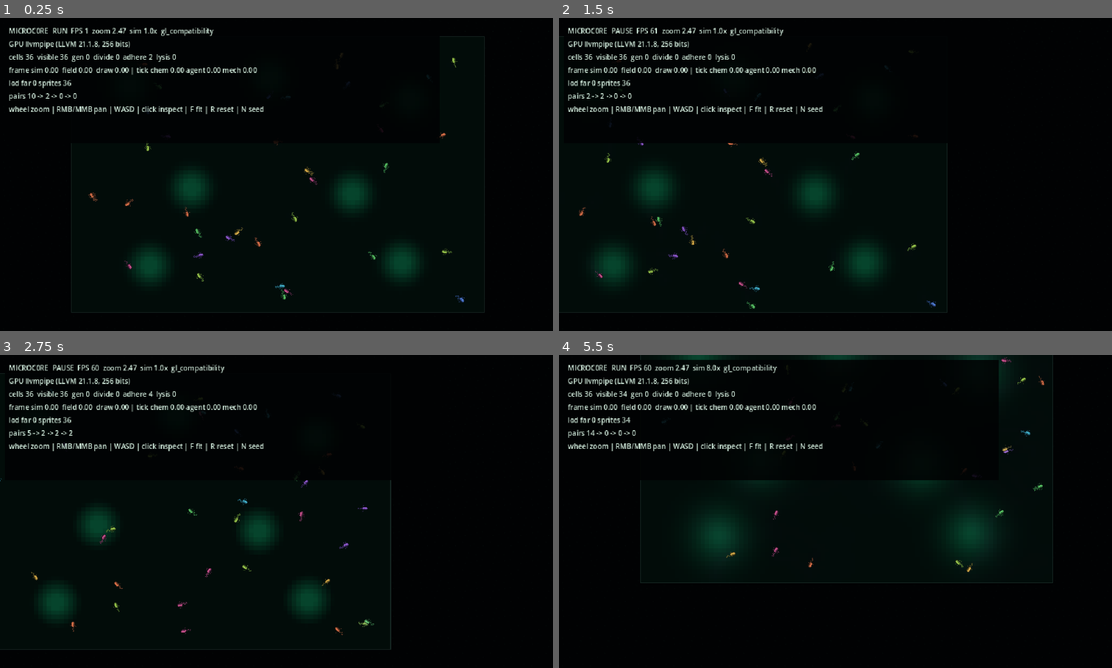
Above: before the commit, frames 1-4 (two rows, left to right).
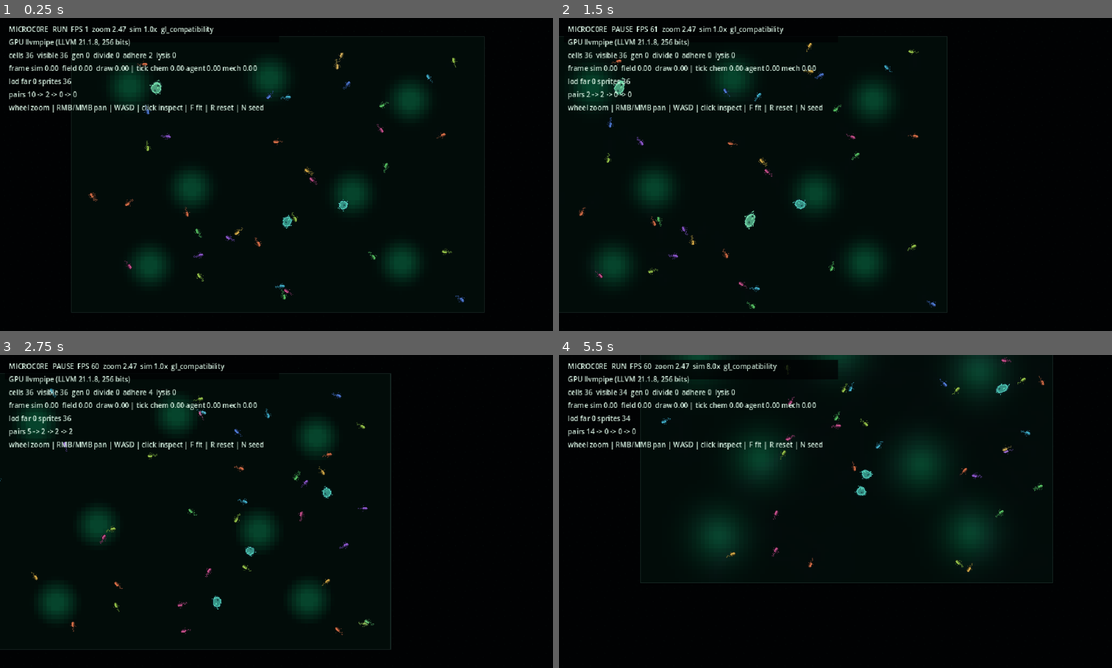
Above: after the commit, the same moments.

Repository: Rzbck/MicroC0re
Game: Godot game, scene res://src/app/main.tscn
Two runs of this game, one before a commit and one after it. Both use one fixed random seed, a clock stepped at 60 frames per second and the inputs below.
Inputs (mouse positions are in pixels of both pictures, inside the frame that each line leads up to):
- Up to frame 1 (0.25 s): no input
- Up to frame 2 (1.5 s): tap Enter at 0.5 s; move the mouse to (957, 158) at 0.52 s; hold D 0.53-1.25 s; tap F at 0.6 s; click (957, 158) at 0.67 s; tap Space at 0.77 s; drag from (724, 190) to (807, 237) at 1.27 s
- Up to frame 3 (2.75 s): move the mouse to (331, 442) at 2.02 s; hold D from 2.03 s (still down); tap N at 2.1 s; click (331, 442) at 2.17 s
- Up to frame 4 (5.5 s): release D at 2.75 s; drag from (807, 574) to (669, 464) at 2.77 s; move the mouse to (1001, 558) at 3.52 s; hold A 3.53-4.25 s; tap 2 at 3.6 s; click (1001, 558) at 3.67 s; tap Space at 3.77 s; drag from (669, 464) to (752, 433) at 4.27 s; move the mouse to (863, 511) at 5.02 s; hold S from 5.03 s (still down); tap 4 at 5.1 s; click (863, 511) at 5.17 s

The runs differ from the first frame. In frame 1, 5.0% of the frame differs, in the area x 1-80%, y 2-68%; in frame 2, 5.0%; in frame 3, 4.7%; in frame 4, 6.5%, in the area x 1-82%, y 1-46%.

Commit message:
art: add deforming amoeboid predators and compact HUD shell

Diff:
--- a/src/app/pixel_microscope.gd
+++ b/src/app/pixel_microscope.gd
@@ -4,6 +4,7 @@
 const PixelAtlasScript = preload("res://src/app/pixel_microbe_atlas.gd")
 const PixelBackgroundScript = preload("res://src/app/pixel_background.gd")
 const FarMultiMeshRendererScript = preload("res://src/app/far_multimesh_renderer.gd")
+const PixelProtozoaAtlasScript = preload("res://src/app/pixel_protozoa_atlas.gd")
 
 const FIXED_DT := 1.0 / 60.0
 const MAX_STEPS_PER_FRAME := 12
@@ -27,6 +28,7 @@
 
 var sim: Variant
 var atlas: Variant
+var protozoa_atlas: Variant
 var far_renderer: Node2D
 var current_seed: int = 1337
 
@@ -42,7 +44,9 @@
 var field_texture: ImageTexture
 var field_refresh_accumulator: float = 0.0
 
+var hud_panel: ColorRect
 var hud_label: Label
+var hud_debug_expanded: bool = false
 var hud_refresh_accumulator: float = 0.0
 var selected_id: int = -1
 
@@ -65,6 +69,7 @@
 	renderer_name = RenderingServer.get_current_rendering_method()
 
 	atlas = PixelAtlasScript.new()
+	protozoa_atlas = PixelProtozoaAtlasScript.new()
 	_setup_infinite_background()
 	_setup_gpu_renderers()
 	_start_simulation(current_seed)
@@ -140,16 +145,16 @@
 	layer.name = "HUD"
 	add_child(layer)
 
-	var panel := ColorRect.new()
-	panel.position = Vector2(6.0, 6.0)
-	panel.size = Vector2(500.0, 138.0)
-	panel.color = Color(0.005, 0.010, 0.012, 0.88)
-	panel.mouse_filter = Control.MOUSE_FILTER_IGNORE
-	layer.add_child(panel)
+	hud_panel = ColorRect.new()
+	hud_panel.position = Vector2(6.0, 6.0)
+	hud_panel.size = Vector2(315.0, 22.0)
+	hud_panel.color = Color(0.005, 0.010, 0.012, 0.78)
+	hud_panel.mouse_filter = Control.MOUSE_FILTER_IGNORE
+	layer.add_child(hud_panel)
 
 	hud_label = Label.new()
-	hud_label.position = Vector2(10.0, 9.0)
-	hud_label.size = Vector2(490.0, 132.0)
+	hud_label.position = Vector2(10.0, 7.0)
+	hud_label.size = Vector2(305.0, 18.0)
 	hud_label.mouse_filter = Control.MOUSE_FILTER_IGNORE
 	hud_label.add_theme_font_size_override("font_size", 8)
 	hud_label.add_theme_color_override("font_color", Color(0.84, 0.94, 0.88))
@@ -210,6 +215,7 @@
 		draw_texture_rect(field_texture, world_rect, false)
 
 	_draw_bacteria()
+	_draw_protozoa()
 	draw_rect(world_rect, Color(0.18, 0.30, 0.27, 0.55), false, 0.28, false)
 
 	draw_ms = _smooth_metric(
@@ -278,6 +284,14 @@
 		var angle_step: float = TAU / ANGLE_STEPS
 		var pixel_angle: float = roundf(float(cell.angle) / angle_step) * angle_step
 		var texture_size: Vector2 = texture.get_size() * SPRITE_WORLD_PIXEL
+		if float(cell.engulf_progress) > 0.0:
+			var engulf_scale: float = 1.0 - 0.68 * clampf(
+				float(cell.engulf_progress),
+				0.0,
+				1.0
+			)
+			texture_size *= engulf_scale
+			color.a *= 1.0 - 0.72 * float(cell.engulf_progress)
 
 		draw_set_transform(position, pixel_angle, Vector2.ONE)
 		draw_texture_rect(
@@ -300,6 +314,62 @@
 				maxf(0.12, 0.85 / zoom_value),
 				false
 			)
+
+
+func _draw_protozoa() -> void:
+	if sim == null or protozoa_atlas == null:
+		return
+
+	var visible_rect: Rect2 = _visible_world_rect().grow(12.0)
+	var zoom_value: float = camera.zoom.x
+
+	for proto in sim.protozoa:
+		var position: Vector2 = Vector2(proto.position)
+		if not visible_rect.has_point(position):
+			continue
+
+		if zoom_value < 0.55:
+			var marker_size: float = maxf(0.55, 1.65 / zoom_value)
+			draw_rect(
+				Rect2(
+					position - Vector2(marker_size, marker_size) * 0.5,
+					Vector2(marker_size, marker_size)
+				),
+				Color(0.34, 0.82, 0.78, 0.95),
+				true
+			)
+			continue
+
+		var state: int = 1 if int(proto.feeding_target_id) >= 0 else 0
+		var frame: int = posmod(
+			int(floor(visual_time * (6.0 + float(proto.deform_amount) * 4.0)))
+				+ int(proto.id),
+			6
+		)
+		var texture: Texture2D = protozoa_atlas.get_texture(frame, state)
+		var base_scale: float = 0.36 + float(proto.radius) * 0.012
+		var pulse_x: float = 1.0 + sin(float(proto.deform_phase)) * 0.10
+		var pulse_y: float = 1.0 - sin(float(proto.deform_phase)) * 0.08
+		var feeding_bulge: float = 1.0 + float(proto.deform_amount) * 0.18
+		var texture_size: Vector2 = texture.get_size() * base_scale
+		texture_size.x *= pulse_x * feeding_bulge
+		texture_size.y *= pulse_y * feeding_bulge
+
+		var color := Color(0.38, 0.88, 0.78, 1.0)
+		if state == 1:
+			color = Color(0.55, 0.96, 0.73, 1.0)
+
+		var angle_step: float = TAU / 16.0
+		var pixel_angle: float = roundf(float(proto.angle) / angle_step) * angle_step
+
+		draw_set_transform(position, pixel_angle, Vector2.ONE)
+		draw_texture_rect(
+			texture,
+			Rect2(-texture_size * 0.5, texture_size),
+			false,
+			color
+		)
+		draw_set_transform(Vector2.ZERO, 0.0, Vector2.ONE)
 
 
 func _lineage_color(hue: float) -> Color:
